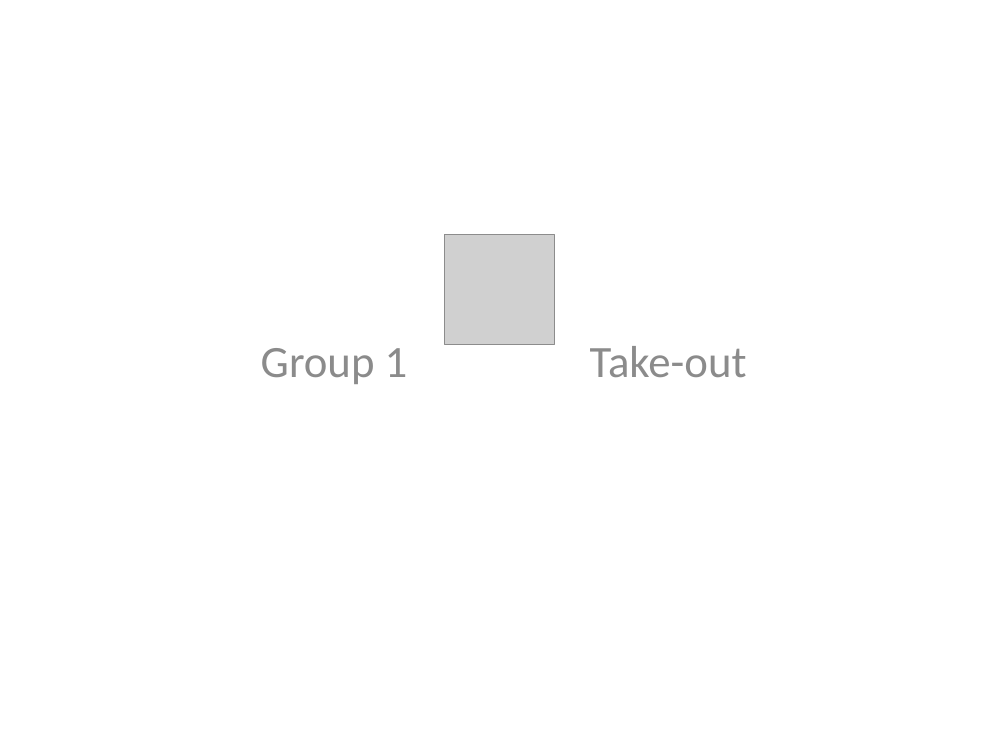
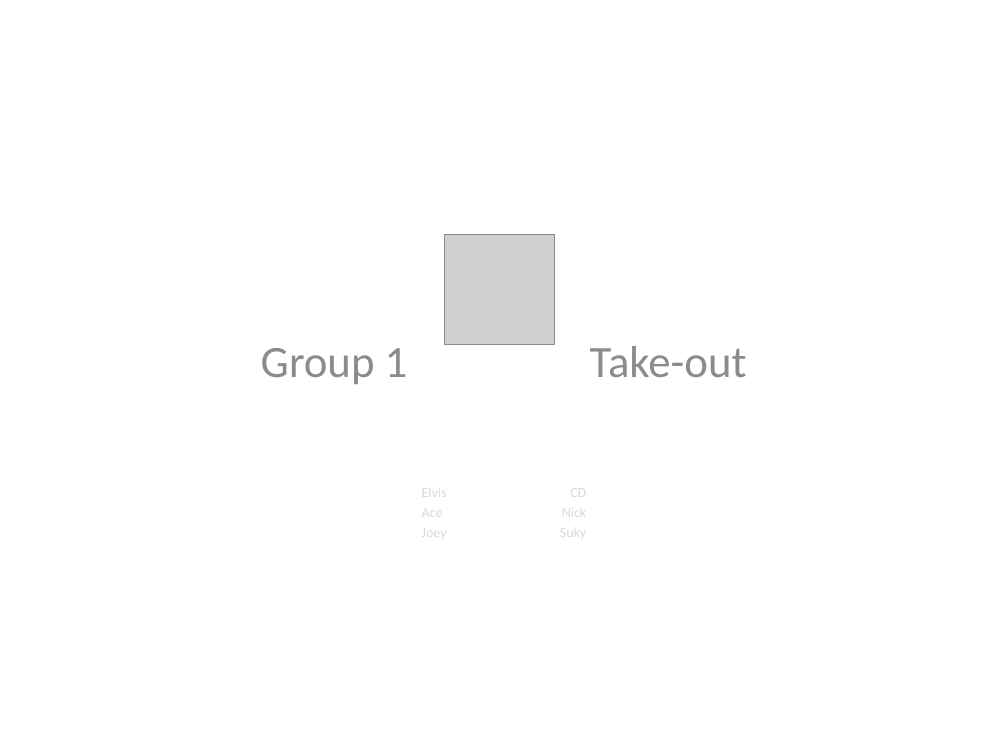
Before and after one commit to ITA-2015-G01-O2O/G01_Project, a slide deck: slide 1 of DetailInfo/vender.pptx. Drawn at 1008x756 pixels with LibreOffice and Linux fonts; fonts in the diff are those of the drawing; grey boxes stand for pictures. Boxes give left, top, right and bottom in pixels: in the first picture for what was removed or moved away, otherwise in the second. Text is boxed around its words. In the diff, an @@ line names an element or a change of style, - is before the commit and + after.

Commit message:
my elvis

```diff
--- a/DetailInfo/vender.pptx
+++ b/DetailInfo/vender.pptx
@@ text added at [422,485,447,541], 10 pt, text #D9D9D9 @@
+Elvis
+Ace
+Joey
@@ text added at [560,485,586,541], 10 pt, text #D9D9D9 @@
+CD
+Nick
+Suky
```
Also in this commit, not shown: 2 slides added.
